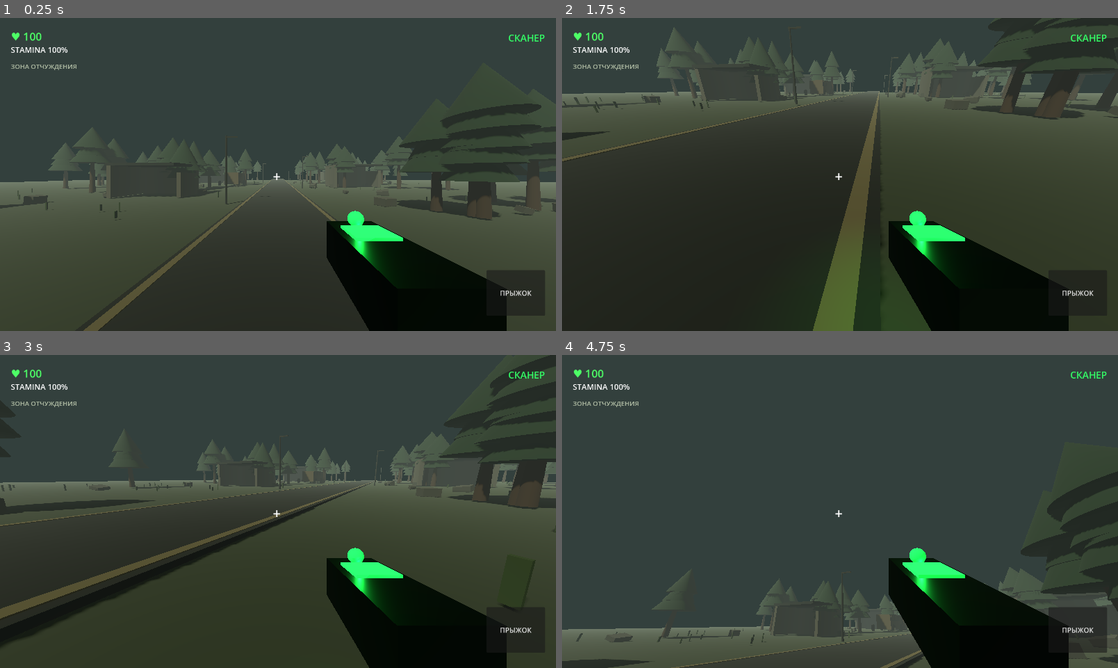
Above: before the commit, frames 1-4 (two rows, left to right).
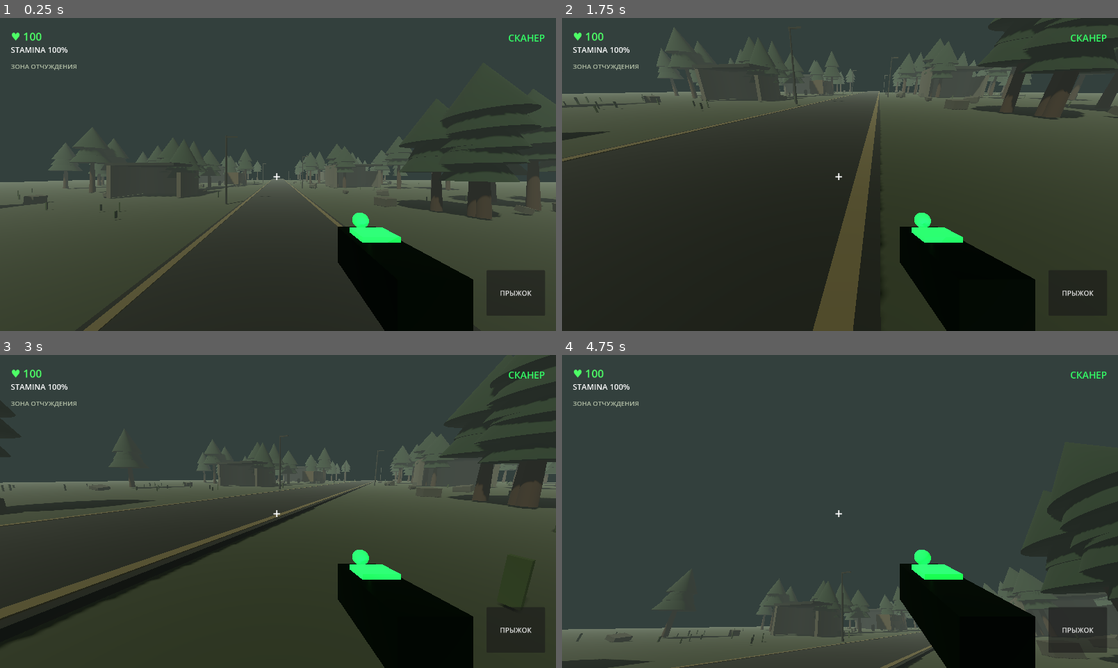
Above: after the commit, the same moments.

Repository: d25412477-cloud/stalker-mobi
Game: Godot game, scene res://main.tscn
Same seed, same stepped clock (60 frames per second), same inputs: the game is played once before the commit and once after it.
Inputs (mouse positions are in pixels of both pictures, inside the frame that each line leads up to):
- Up to frame 1 (0.25 s): no input
- Up to frame 2 (1.75 s): move the mouse to (962, 158) at 0.52 s; hold D 0.53-1.25 s; click (962, 158) at 0.67 s; tap Space at 0.77 s; drag from (728, 190) to (812, 237) at 1.27 s
- Up to frame 3 (3 s): move the mouse to (333, 442) at 2.02 s; hold D 2.03-2.75 s; drag from (250, 574) to (111, 464) at 2.77 s
- Up to frame 4 (4.75 s): move the mouse to (1006, 558) at 3.52 s; hold A 3.53-4.25 s; tap Space at 3.77 s; drag from (673, 464) to (756, 433) at 4.27 s

The runs differ from the first frame. In frame 1, 2.2% of the frame differs, in the area x 58-92%, y 61-100%; in frame 2, 3.2%, in the area x 45-92%, y 61-100%; in frame 3, 2.2%; in frame 4, 2.6%.

Commit message:
Update player.gd

Diff:
--- a/player.gd
+++ b/player.gd
@@ -79,12 +79,11 @@
 	create_scanner()
 
 func create_scanner():
-	# Основной корпус сканера
 	var body = MeshInstance3D.new()
 	var mesh = BoxMesh.new()
-	mesh.size = Vector3(0.22, 0.18, 0.55)
+	mesh.size = Vector3(0.13, 0.12, 0.32)
 	body.mesh = mesh
-	body.position = Vector3(0.35, -0.32, -0.65)
+	body.position = Vector3(0.27, -0.24, -0.48)
 
 	var metal = StandardMaterial3D.new()
 	metal.albedo_color = Color(0.12, 0.16, 0.14)
@@ -93,12 +92,11 @@
 	body.material_override = metal
 	camera.add_child(body)
 
-	# Зелёный экран
 	var screen = MeshInstance3D.new()
 	var screen_mesh = BoxMesh.new()
-	screen_mesh.size = Vector3(0.16, 0.025, 0.16)
+	screen_mesh.size = Vector3(0.10, 0.015, 0.09)
 	screen.mesh = screen_mesh
-	screen.position = Vector3(0.35, -0.23, -0.72)
+	screen.position = Vector3(0.27, -0.17, -0.53)
 
 	var green = StandardMaterial3D.new()
 	green.albedo_color = Color(0.1, 1.0, 0.3)
@@ -107,23 +105,21 @@
 	screen.material_override = green
 	camera.add_child(screen)
 
-	# Светящийся индикатор
+	var light = OmniLight3D.new()
+	light.position = Vector3(0.27, -0.18, -0.55)
+	light.light_color = Color(0.1, 1.0, 0.3)
+	light.light_energy = 0.5
+	light.omni_range = 0.8
+	camera.add_child(light)
+
 	var indicator = MeshInstance3D.new()
 	var indicator_mesh = SphereMesh.new()
-	indicator_mesh.radius = 0.035
-	indicator_mesh.height = 0.07
+	indicator_mesh.radius = 0.025
+	indicator_mesh.height = 0.05
 	indicator.mesh = indicator_mesh
-	indicator.position = Vector3(0.35, -0.20, -0.84)
+	indicator.position = Vector3(0.27, -0.15, -0.61)
 	indicator.material_override = green
 	camera.add_child(indicator)
-
-	# Подсветка
-	var light = OmniLight3D.new()
-	light.position = Vector3(0.35, -0.22, -0.8)
-	light.light_color = Color(0.1, 1.0, 0.3)
-	light.light_energy = 0.5
-	light.omni_range = 1.5
-	camera.add_child(light)
 
 func _physics_process(delta):
 	if not player:
@@ -198,41 +194,34 @@
 	camera.rotation.x = camera_rotation
 
 func generate_world():
-	# Дорога
 	create_box(Vector3(7, 0.13, 130), Vector3(0, 0.02, -55), Color(0.12, 0.13, 0.12))
 	create_box(Vector3(0.25, 0.02, 130), Vector3(-3.2, 0.10, -55), Color(0.35, 0.32, 0.22))
 	create_box(Vector3(0.25, 0.02, 130), Vector3(3.2, 0.10, -55), Color(0.35, 0.32, 0.22))
 
-	# Трава
 	for i in range(150):
 		var x = randf_range(-42, 42)
 		var z = randf_range(-115, 15)
 		if abs(x) > 5:
 			create_grass(Vector3(x, 0, z))
 
-	# Лес
 	for i in range(75):
 		var x = randf_range(-48, 48)
 		var z = randf_range(-110, 12)
 		if abs(x) > 5.5:
 			create_tree(Vector3(x, 0, z))
 
-	# Заброшенные здания
 	create_ruin(Vector3(-16, 0, -25), 1.0)
 	create_ruin(Vector3(17, 0, -43), 1.2)
 	create_ruin(Vector3(-22, 0, -65), 1.3)
 	create_ruin(Vector3(24, 0, -85), 1.0)
 
-	# Автобус
 	create_bus(Vector3(-11, 0, -48))
 
-	# Фонари
 	create_lamp(Vector3(-5, 0, -18))
 	create_lamp(Vector3(5, 0, -38))
 	create_lamp(Vector3(-5, 0, -62))
 	create_lamp(Vector3(5, 0, -88))
 
-	# Камни
 	for i in range(35):
 		var x = randf_range(-35, 35)
 		var z = randf_range(-100, 10)
